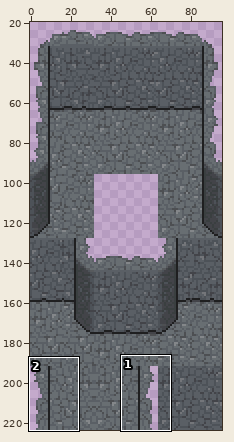
Pixel-art file, stored at Assets/Art/Aseprite/Tilemap/cobblestonetilemap.aseprite. Above, an overview of the earlier version with the close-up marked.
Close-up. Before the edit:
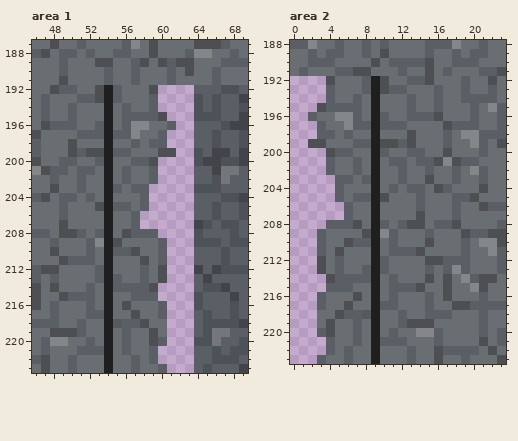
96x224 pixels, 1 frame. Colours within 5 levels of each other are drawn and written as one. Shown: area 1: x 46..69, y 187..223; area 2: x 0..23, y 188..223. The wide view leaves out empty margins. The commit also changed other parts of the picture, which this record leaves out.
The same view after the edit:
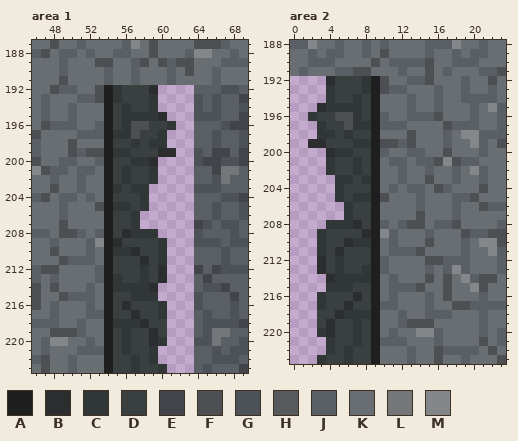
Palette (. is transparent): A #1f1f20  B #2b2d2e  C #313737  D #3a3f40  E #434449  F #4d4f52  G #4d5258  H #575a5d  J #5a5f65  K #686e72  L #74767a  M #84878a
Difference:
{"where": "area 1"}
{"y":192,"x":55,"old":"JKKKF","new":"CDDDB"}
{"y":193,"x":55,"old":"JKKKJ","new":"CDDDC"}
{"y":194,"x":55,"old":"KJKKJ","new":"DCDDC"}
{"y":195,"x":55,"old":"KJJJJF","new":"DCCCCB"}
{"y":196,"x":55,"old":"KJMMKKJ","new":"DCFFDDC"}
{"y":197,"x":55,"old":"JJMKKJ","new":"CCFDDC"}
{"y":198,"x":55,"old":"KKJKJJ","new":"DDCDCC"}
{"y":199,"x":55,"old":"JJKKKFF","new":"CCDDDBB"}
{"y":200,"x":55,"old":"KKJJF","new":"DDCCB"}
{"y":201,"x":55,"old":"KJKKJ","new":"DCDDC"}
{"y":202,"x":55,"old":"KJKKJ","new":"DCDDC"}
{"y":203,"x":55,"old":"JKJJ","new":"CDCC"}
{"y":204,"x":55,"old":"KKKJ","new":"DDDC"}
{"y":205,"x":55,"old":"JJKJ","new":"CCDC"}
{"y":206,"x":55,"old":"KKJ","new":"DDC"}
{"y":207,"x":55,"old":"KKJ","new":"DDC"}
{"y":208,"x":55,"old":"KFJJJ","new":"DBCCC"}
{"y":209,"x":55,"old":"FKKKKJ","new":"BDDDDC"}
{"y":210,"x":55,"old":"JJFKKJ","new":"CCBDDC"}
{"y":211,"x":55,"old":"KKKFKJ","new":"DDDBDC"}
{"y":212,"x":55,"old":"KKKJKF","new":"DDDCDB"}
{"y":213,"x":55,"old":"JKKJKF","new":"CDDCDB"}
{"y":214,"x":55,"old":"JJJJF","new":"CCCCB"}
{"y":215,"x":55,"old":"KKJJJ","new":"DDCCC"}
{"y":216,"x":55,"old":"KFKKKJ","new":"DBDDDC"}
{"y":217,"x":55,"old":"KKFKKJ","new":"DDBDDC"}
{"y":218,"x":55,"old":"HJJFKK","new":"CCCBDD"}
{"y":219,"x":55,"old":"KJKKFK","new":"DCDDBD"}
{"y":220,"x":55,"old":"KJKKFJ","new":"DCDDBC"}
{"y":221,"x":55,"old":"KJKKJ","new":"DCDDC"}
{"y":222,"x":55,"old":"KKJKJ","new":"DDCDC"}
{"y":223,"x":55,"old":"KKJKKJ","new":"DDCDDC"}
{"where": "area 2"}
{"y":192,"x":4,"old":"FKKKJ","new":"BDDDC"}
{"y":193,"x":4,"old":"JKKKJ","new":"CDDDC"}
{"y":194,"x":4,"old":"JKKJK","new":"CDDCD"}
{"y":195,"x":3,"old":"FJJJJK","new":"BCCCCD"}
{"y":196,"x":2,"old":"JKKMMJK","new":"CDDFFCD"}
{"y":197,"x":3,"old":"JKKMJJ","new":"CDDFCC"}
{"y":198,"x":3,"old":"JJKJKK","new":"CCDCDD"}
{"y":199,"x":2,"old":"FFKKKJJ","new":"BBDDDCC"}
{"y":200,"x":4,"old":"FJJKK","new":"BCCDD"}
{"y":201,"x":4,"old":"JKKJK","new":"CDDCD"}
{"y":202,"x":4,"old":"JKKJK","new":"CDDCD"}
{"y":203,"x":5,"old":"JJKJ","new":"CCDC"}
{"y":204,"x":5,"old":"JKKK","new":"CDDD"}
{"y":205,"x":5,"old":"JKJJ","new":"CDCC"}
{"y":206,"x":6,"old":"JKK","new":"CDD"}
{"y":207,"x":6,"old":"JKK","new":"CDD"}
{"y":208,"x":4,"old":"JJJFK","new":"CCCBD"}
{"y":209,"x":3,"old":"JKKKKF","new":"CDDDDB"}
{"y":210,"x":3,"old":"JKKFJJ","new":"CDDBCC"}
{"y":211,"x":3,"old":"JKFKKK","new":"CDBDDD"}
{"y":212,"x":3,"old":"FKJKKK","new":"BDCDDD"}
{"y":213,"x":3,"old":"FKJKKJ","new":"BDCDDC"}
{"y":214,"x":4,"old":"FJJJJ","new":"BCCCC"}
{"y":215,"x":4,"old":"JJJKK","new":"CCCDD"}
{"y":216,"x":3,"old":"JKKKFK","new":"CDDDBD"}
{"y":217,"x":3,"old":"JKKFKK","new":"CDDBDD"}
{"y":218,"x":3,"old":"KKFJJH","new":"DDBCCC"}
{"y":219,"x":3,"old":"KFKKJK","new":"DBDDCD"}
{"y":220,"x":3,"old":"JFKKJK","new":"CBDDCD"}
{"y":221,"x":4,"old":"JKKJK","new":"CDDCD"}
{"y":222,"x":4,"old":"JKJKK","new":"CDCDD"}
{"y":223,"x":3,"old":"JKKJKK","new":"CDDCDD"}
{"label":"changed","picture_box":[113,85,176,373]}
{"label":"changed","picture_box":[308,76,371,364]}
